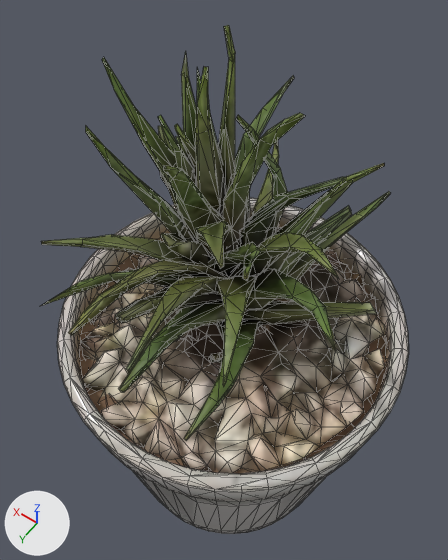
A saved change to the glTF model public/models/props-ph/plant-small.glb.
Before and after are seen from a camera (50 mm lens) standing at (-0.096, 0.15, 0.401) and looking at (0.019, -0.011, 0.149). The lights are fixed; the arrows at lower left show +X, +Y and +Z. The older version comes first. Mesh edges are drawn as thin lines. Vertices at exactly the same position are counted once.

Objects in the first picture: 'potted_plant_04_dirt', 'potted_plant_04_ground', 'potted_plant_04_plant', 'potted_plant_04_pot'.
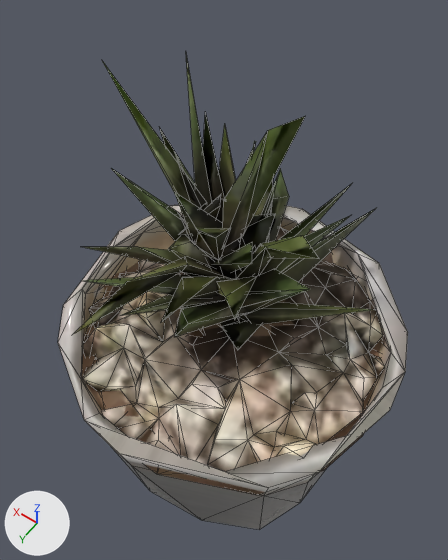
Edits to the bpy script that builds the scene:
```text
Change me_haworthiascan_model_2_001:
    used by ob_potted_plant_04_ground; location = (0.0, 0.0083, -0.0004)
    remove me_haworthiascan_model_2_001.from_pydata(...)  # 408 vertices, 690 faces; spans x -0.0743..0.073, y -0.0734..0.0755, z 0.1343..0.1545
    add me_haworthiascan_model_2_001.from_pydata(...)  # 147 vertices, 234 faces; spans x -0.0743..0.073, y -0.0724..0.0755, z 0.1343..0.1544
    me_haworthiascan_model_2_001 part 1: 261 vertices removed from x -0.0734..0.0725, y -0.0734..0.0746, z 0.1358..0.1545
Change me_plane_118:
    used by ob_potted_plant_04_dirt; location = (0.0, 0.0083, -0.0004)
    remove me_plane_118.from_pydata(...)  # 175 vertices, 205 faces; spans x -0.079..0.077, y -0.077..0.078, z 0.134..0.153
    add me_plane_118.from_pydata(...)  # 50 vertices, 52 faces; spans x -0.079..0.077, y -0.077..0.078, z 0.135..0.153
    me_plane_118 part 2
    125 vertices are removed from x -0.079..0.077, y -0.073..0.072, z 0.134..0.151
    205 faces are deleted
    52 new faces join them
Change me_plane_116:
    used by ob_potted_plant_04_plant; location = (0.0, 0.0083, -0.0004)
    remove me_plane_116.from_pydata(...)  # 1070 vertices, 1695 faces; spans x -0.062..0.084, y -0.101..0.072, z 0.135..0.268
    add me_plane_116.from_pydata(...)  # 257 vertices, 290 faces; spans x -0.056..0.076, y -0.094..0.063, z 0.135..0.26
    me_plane_116 part 3: the loose piece of 17 vertices spanning x -0.013..0.0, y 0.015..0.03, z 0.142..0.166 is deleted
    me_plane_116 part 4: the loose piece of 16 vertices spanning x 0.035..0.05, y -0.029..-0.019, z 0.197..0.223 is deleted
    me_plane_116 part 5: the loose piece of 16 vertices spanning x 0.033..0.048, y -0.029..-0.017, z 0.198..0.232 is deleted
    me_plane_116 part 6: 764 vertices removed from x -0.062..0.084, y -0.101..0.072, z 0.135..0.268
Change me_mesh:
    used by ob_potted_plant_04_pot; location = (0.0, 0.0083, -0.0004)
    remove me_mesh.from_pydata(...)  # 938 vertices, 1872 faces; spans x -0.084..0.084, y -0.084..0.084, z 0.0..0.155
    add me_mesh.from_pydata(...)  # 162 vertices, 320 faces; spans x -0.083..0.083, y -0.083..0.083, z 0.0..0.154
    me_mesh part 7: 776 vertices removed from x -0.084..0.084, y -0.084..0.084, z 0.0..0.155
```

Location of each change, [x1, y1, x2, y2] in pixels of the pictures (448 x 560 px):
'potted_plant_04_plant', reshaped (14% narrower, 29% shorter)
    before: [41, 25, 391, 441]
    after: [74, 56, 375, 350]
'potted_plant_04_ground', reshaped
    before: [80, 227, 385, 473]
    after: [83, 227, 385, 472]
'potted_plant_04_pot', reshaped
    before: [57, 198, 409, 534]
    after: [58, 205, 408, 529]
'potted_plant_04_dirt', reshaped (mostly hidden)
    before: [79, 239, 386, 474]
    after: [82, 261, 382, 495]
part 1 of me_haworthiascan_model_2_001, deleted
    before: [80, 227, 385, 473]
part 3 of me_plane_116, deleted
    before: [209, 352, 223, 362]
part 4 of me_plane_116, deleted (mostly hidden)
    before: [176, 136, 194, 172]
part 5 of me_plane_116, deleted
    before: [175, 124, 197, 186]
part 6 of me_plane_116, deleted (green)
    before: [41, 25, 391, 441]
part 7 of me_mesh, deleted
    before: [57, 198, 409, 534]
